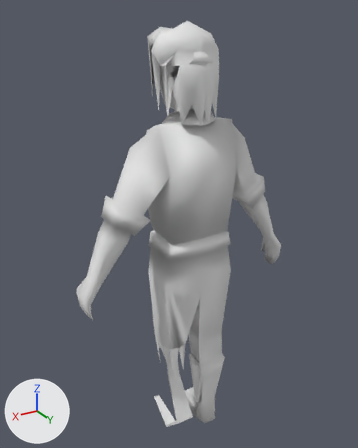
An edit to the Blender file Items/Hauke/Hauke.blend, drawn before and after from the same camera.
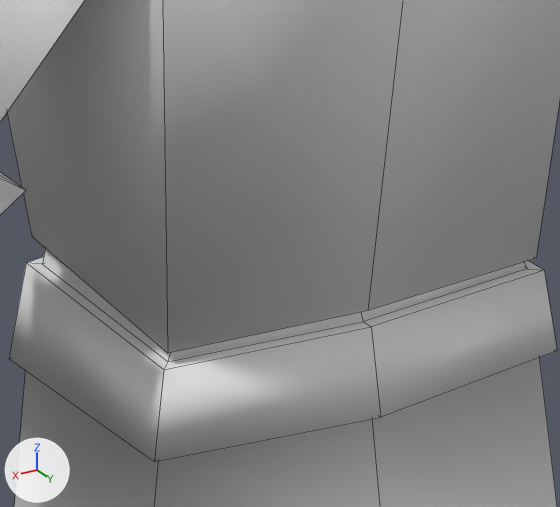
The first picture shows the older version from a 50 mm camera at (8.54, 13.46, 8.01) aimed at (0.03, -0.73, 0.92). The close-ups show both versions on the part from 41% to 65% of the width and 43% to 60% of the height of that picture; other places that the commit changed are outside them. Lighting does not change. The marker at lower left points along +X, +Y and +Z. The close-ups show mesh edges as thin lines.

Objects in the first close-up: 'Body'.
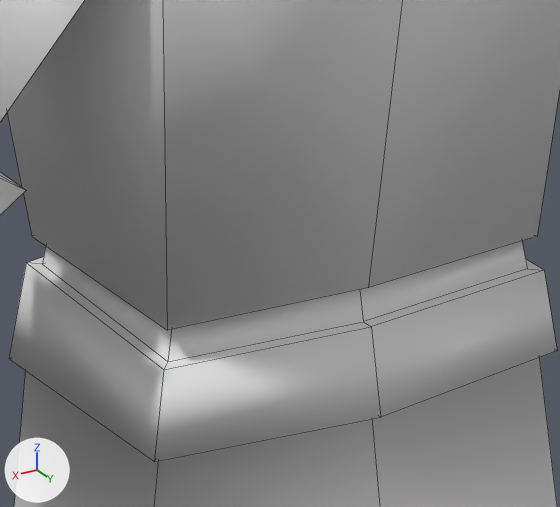
What differs and where, as boxes (x1, y1, x2, y2) in the close-ups (560 x 507 px; the box of a moved part takes in the faces that stretch with it):
part 1 of me_cube_001, moved or reshaped
    both: (38, 0, 560, 361)

The change in detail:
me_cube_001 has 387 vertices, 392 faces, 4 loose edges and spans x -4.1..4.1, y -1.5..1.1, z 0.0..15.6.
me_cube_001 is used by ob_body; location (0.0, -0.013, -7.833).
Verts and faces of me_cube_001; kept vertices keep their numbers, new ones are numbered from 387.
Before the commit, vertices of me_cube_001: 5 (-1.1, 0.6, 8.8), 104 (-1.1, 0.7, 8.7) at pixel (536, 258), 137 (1.1, 0.6, 8.8), 139 (0.0, 0.7, 8.8), 237 (0.0, 0.8, 8.7) at pixel (367, 310).
Before the commit, vertices of me_cube_001: 238 (1.1, 0.7, 8.7) at pixel (167, 353).
Part 1, on me_cube_001:
Vertices 5, 137, 139 move by (0.0, 0.0, 0.1).
Vertices 104, 237, 238 move by (0.0, 0.0, 0.2).
